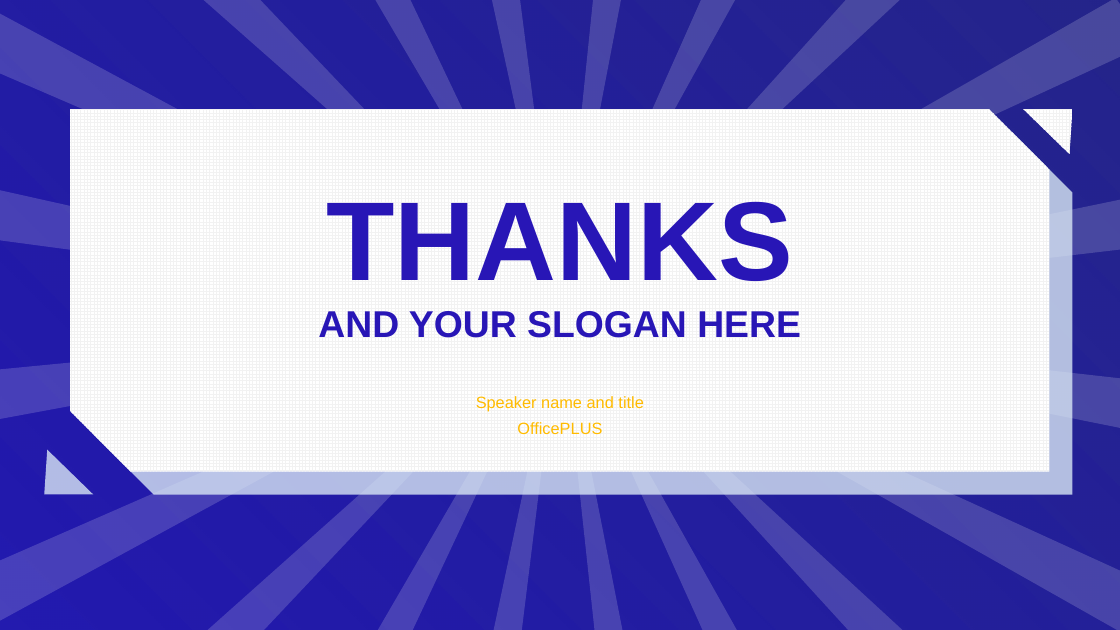
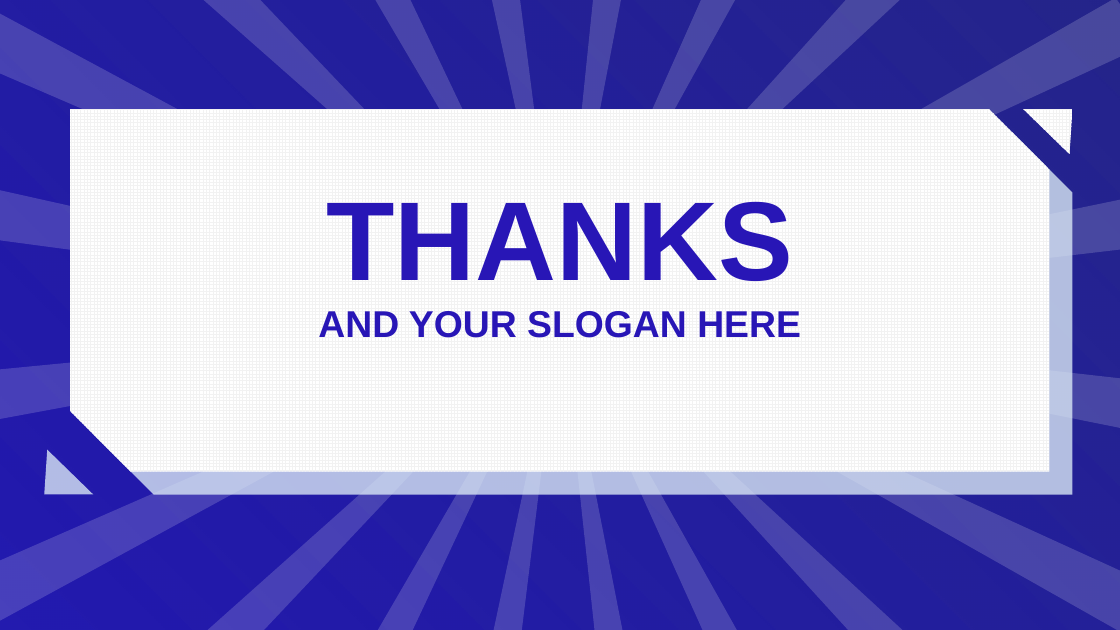
Before and after one commit to czx-dev/note, a slide deck: slide 14 of 陈仲贤述职答辩.pptx (slide 17 before the commit). Drawn at 1120x630 pixels with LibreOffice and Linux fonts; fonts in the diff are those of the drawing. Boxes give left, top, right and bottom in pixels: in the first picture for what was removed or moved away, otherwise in the second. Text is boxed around its words. In the diff, an @@ line names an element or a change of style, - is before the commit and + after.

```diff
--- a/陈仲贤述职答辩.pptx
+++ b/陈仲贤述职答辩.pptx
@@ text removed at <box>476,396,643,411</box> @@
-Speaker name and title
@@ text removed at <box>517,422,602,434</box> @@
-OfficePLUS
```
Also in this commit, not shown: 7 other slides changed, 3 slides removed, 15 other files.
